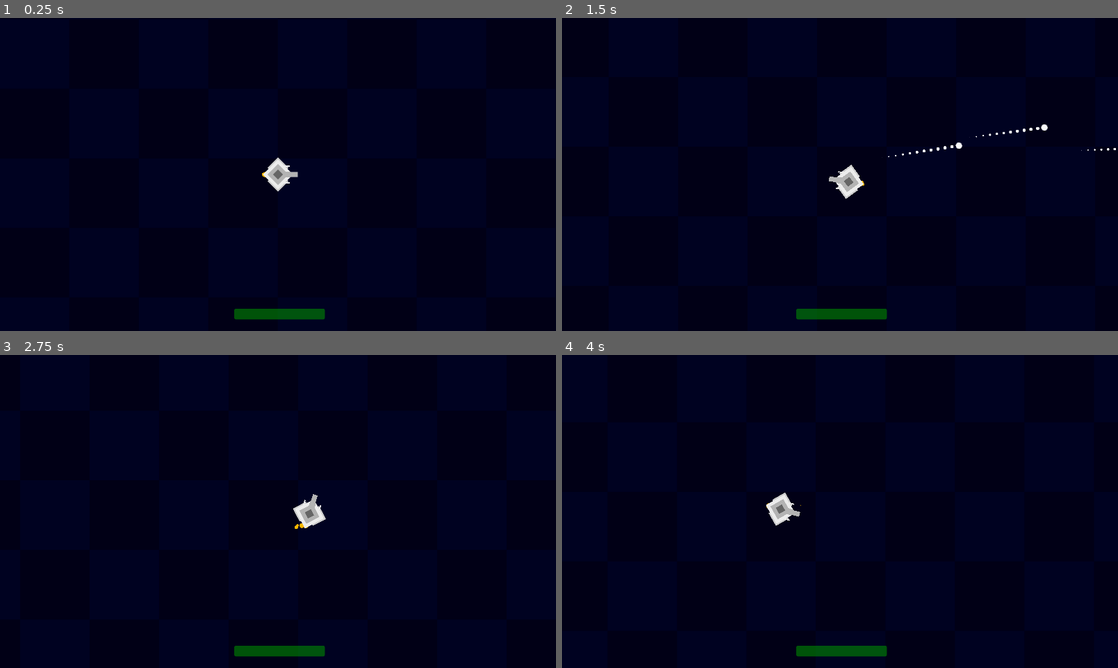
Above: before the commit, frames 1-4 (two rows, left to right).
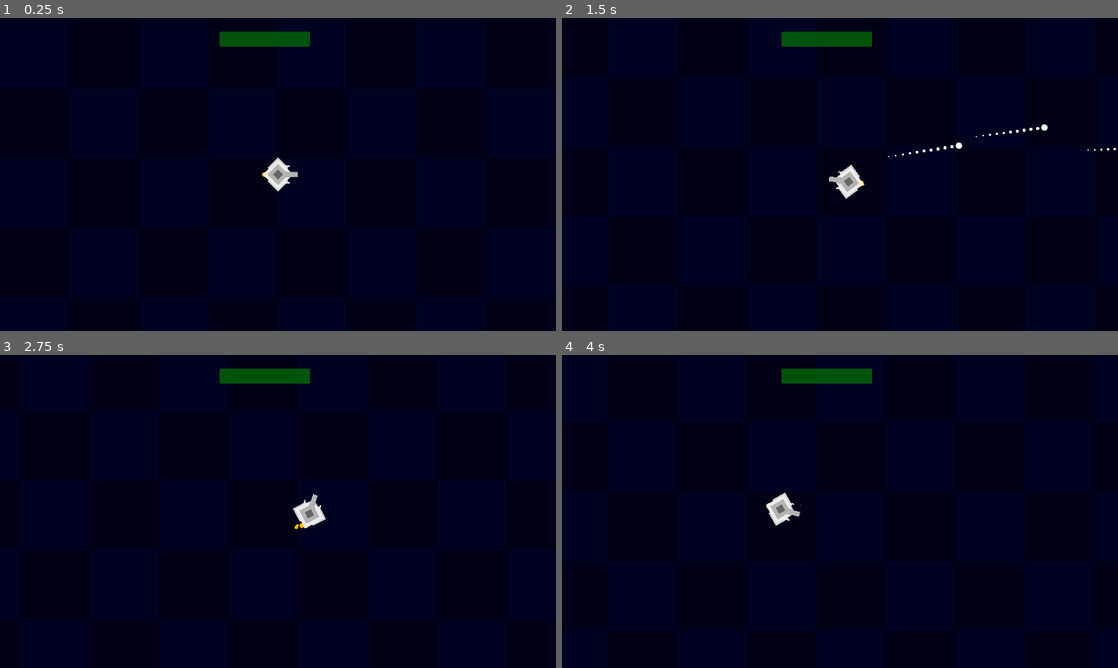
Above: after the commit, the same moments.

Repository: AgentMatthy/TOPDOWNDEMO
Game: Godot game, scene res://Scenes/main.tscn
Two runs of this game, one before a commit and one after it. Both use one fixed random seed, a clock stepped at 60 frames per second and the inputs below.
Inputs (mouse positions are in pixels of both pictures, inside the frame that each line leads up to):
- Up to frame 1 (0.25 s): no input
- Up to frame 2 (1.5 s): tap Enter at 0.5 s; move the mouse to (962, 158) at 0.52 s; press the mouse at (962, 158) at 0.53 s; hold D (right) 0.53-1.28 s; move the mouse to (728, 190) at 1.27 s; release the mouse at (728, 190) at 1.28 s; hold S (down) from 1.28 s (still down); tap Shift (shift) at 1.35 s
- Up to frame 3 (2.75 s): move the mouse to (333, 442) at 2.02 s; release S (down) at 2.03 s; hold D (right) from 2.03 s (still down); tap Space (space) at 2.1 s
- Up to frame 4 (4 s): move the mouse to (812, 574) at 2.77 s; release D (right) at 2.78 s; hold W (up) 2.78-3.53 s; click (812, 574) at 2.85 s; move the mouse to (1006, 558) at 3.52 s; hold A (left) from 3.53 s (still down); tap Shift (shift) at 3.6 s

The runs differ from the first frame. In frame 1, 1.4% of the frame differs, in the area x 39-59%, y 4-97%; in frame 2, 1.4%; in frame 3, 1.4%; in frame 4, 1.4%.

Commit message:
proba
frgbfdefvbgf

Diff:
--- a/Scenes/GUI.tscn
+++ b/Scenes/GUI.tscn
@@ -12,9 +12,9 @@
 unique_name_in_owner = true
 modulate = Color(0, 0.780392, 0, 1)
 layout_mode = 0
-offset_left = 809.0
-offset_top = 1003.0
-offset_right = 1122.0
-offset_bottom = 1040.0
+offset_left = 758.0
+offset_top = 47.0
+offset_right = 1071.0
+offset_bottom = 99.0
 step = 1.0
 show_percentage = false
